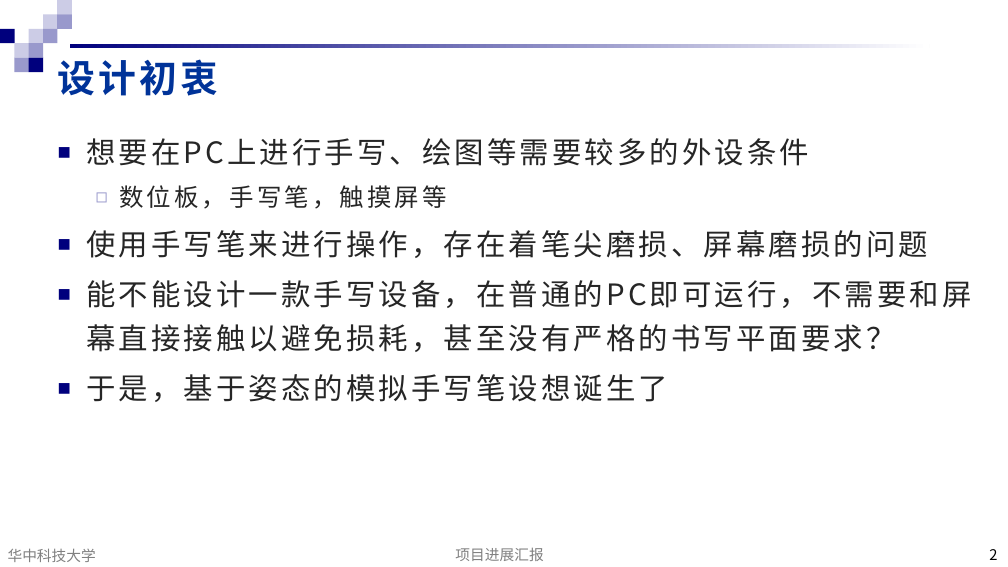
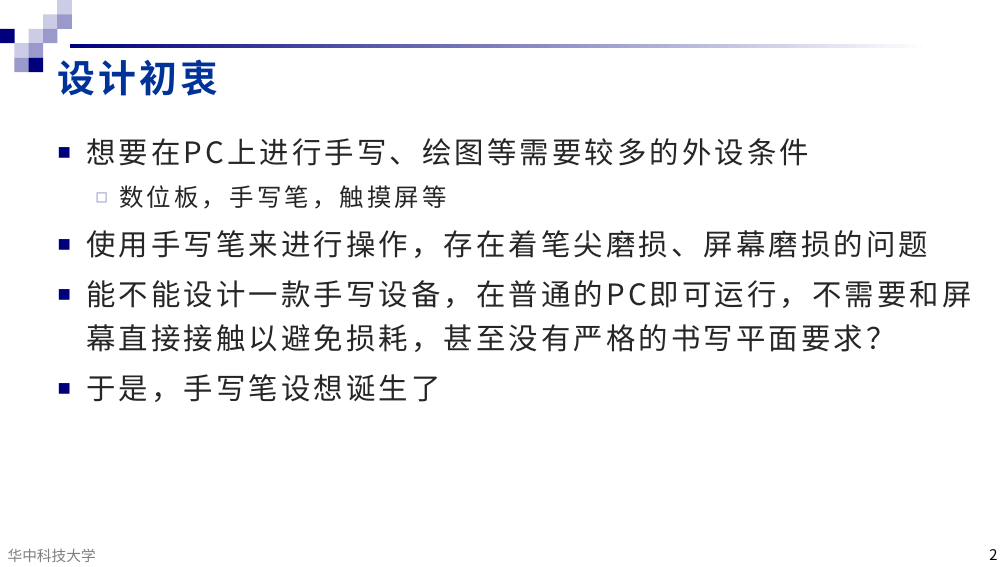
Before and after one commit to 144026/Embedded2020, a slide deck: slide 2 of 2Output/1presentation/基于姿态的模拟手写笔第一次需求澄清.pptx. Drawn at 1008x567 pixels with LibreOffice and Linux fonts; fonts in the diff are those of the drawing; background and template pictures are left out. Boxes give left, top, right and bottom in pixels: in the first picture for what was removed or moved away, otherwise in the second. Text is boxed around its words. In the diff, an @@ line names an element or a change of style, - is before the commit and + after.

```diff
--- a/2Output/1presentation/基于姿态的模拟手写笔第一次需求澄清.pptx
+++ b/2Output/1presentation/基于姿态的模拟手写笔第一次需求澄清.pptx
@@ text at (x1=86, y1=374, x2=440, y2=402): text changed @@
-■ 于是，基于姿态的模拟手写笔设想诞生了
+■ 于是，手写笔设想诞生了
@@ text removed at (x1=455, y1=548, x2=543, y2=561) @@
-项目进展汇报
```
Also in this commit, not shown: 2 other slides changed, 2 other files.
